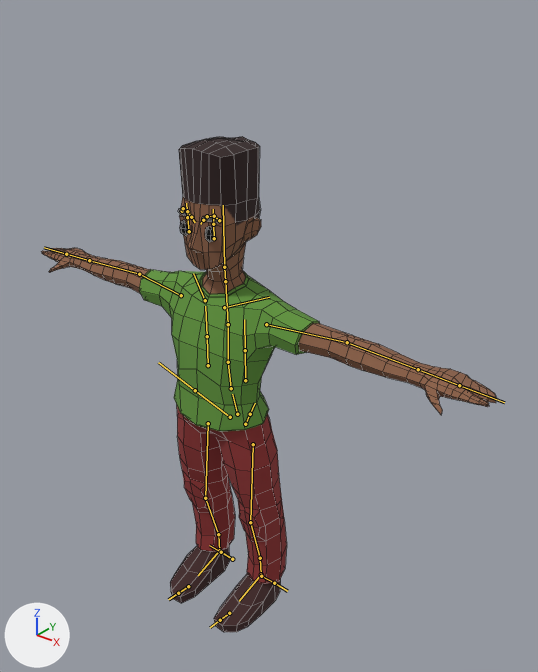
One commit to the FBX model Simulador de Entrega/Assets/Modelos/Personagens/RebaixadoNPC.fbx: the scene before it, then after it.
Camera for both pictures: a 50 mm camera at (1.87, -2.07, 2.76) aimed at (0.15, 0.09, 1.43). Lighting does not change. The marker at lower left points along +X, +Y and +Z. The bones that bend it are drawn over the model as lines. Mesh edges are drawn as thin lines.

Names of what the first picture shows: 'Rebaixado'.
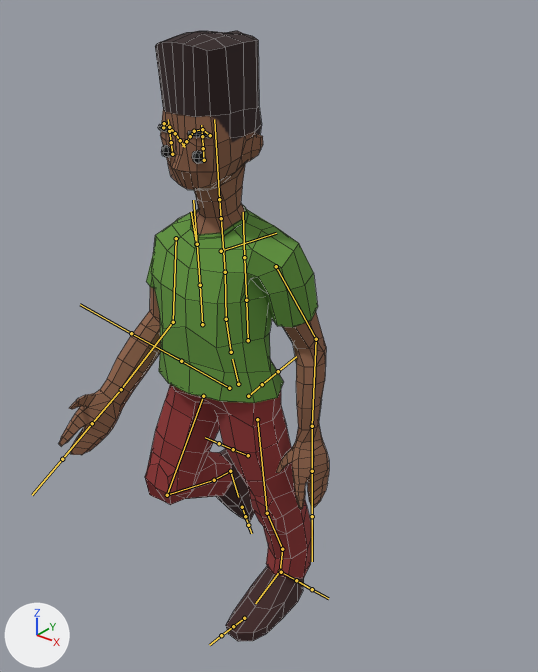
The newer file adds an action. The first version stands in its rest pose; the second is drawn at frame 11 of the action 'metarig.002|metarig.002|ANDANDO  nps genericos'.

The change, as a list of edits to the scene's bpy script:
```text
Change bone_rig_object:
    where bone_rig_object = bpy.data.objects['metarig.002']  # the whole rig 'metarig.002'
    bone_rig_object.location: (0.0, 0.0, 0.0) -> (0.0, 0.008, -0.055)
    bone_rig_object.scale: (1.0, 1.0, 1.0) -> (1.18, 1.18, 1.18)
Change bone_spine:
    where bone_spine = bpy.data.objects['metarig.002'].pose.bones['spine']
    bone_spine.location: (0.0, 0.0, 0.0) -> (0.0, 0.017, 0.001)
Change bone_shoulder_l_001:
    where bone_shoulder_l_001 = bpy.data.objects['metarig.002'].pose.bones['shoulder.L.001']  # child of 'spine.006'
    bone_shoulder_l_001.scale: (1.0, 1.0, 1.0) -> (1.0, 0.61, 1.0)
Change bone_shoulder_r_001:
    where bone_shoulder_r_001 = bpy.data.objects['metarig.002'].pose.bones['shoulder.R.001']  # child of 'spine.006'
    bone_shoulder_r_001.scale: (1.0, 1.0, 1.0) -> (1.0, 0.61, 1.0)
Change bone_shoulder_l:
    where bone_shoulder_l = bpy.data.objects['metarig.002'].pose.bones['shoulder.L']  # child of 'spine.003'
    bone_shoulder_l.location: (0.0, 0.0, 0.0) -> (-0.001, -0.001, -0.006)
    bone_shoulder_l.rotation_quaternion: (1.0, 0.0, 0.0, 0.0) -> (0.996, 0.004, 0.027, 0.08)  # degrees (0, 0, 0) -> degrees (1, 3, 9)
Change bone_upper_arm_l:
    where bone_upper_arm_l = bpy.data.objects['metarig.002'].pose.bones['upper_arm.L']  # child of 'shoulder.L'
    bone_upper_arm_l.rotation_quaternion: (1.0, 0.0, 0.0, 0.0) -> (0.744, 0.098, 0.319, -0.579)  # degrees (0, 0, 0) -> degrees (-16, 36, -81)
Change bone_forearm_l:
    where bone_forearm_l = bpy.data.objects['metarig.002'].pose.bones['forearm.L']  # child of 'upper_arm.L'
    bone_forearm_l.rotation_quaternion: (1.0, 0.0, 0.0, 0.0) -> (0.956, 0.192, -0.219, -0.025)  # degrees (0, 0, 0) -> degrees (24, -24, -8)
Change bone_hand_l:
    where bone_hand_l = bpy.data.objects['metarig.002'].pose.bones['hand.L']  # child of 'forearm.L'
    bone_hand_l.rotation_quaternion: (1.0, 0.0, 0.0, 0.0) -> (0.925, 0.062, 0.367, 0.079)  # degrees (0, 0, 0) -> degrees (13, 42, 15)
Change bone_shoulder_r:
    where bone_shoulder_r = bpy.data.objects['metarig.002'].pose.bones['shoulder.R']  # child of 'spine.003'
    bone_shoulder_r.location: (0.0, 0.0, 0.0) -> (0.001, -0.001, -0.006)
    bone_shoulder_r.rotation_quaternion: (1.0, 0.0, 0.0, 0.0) -> (0.996, 0.004, -0.027, -0.08)  # degrees (0, 0, 0) -> degrees (1, -3, -9)
Change bone_upper_arm_r:
    where bone_upper_arm_r = bpy.data.objects['metarig.002'].pose.bones['upper_arm.R']  # child of 'shoulder.R'
    bone_upper_arm_r.rotation_quaternion: (1.0, 0.0, 0.0, 0.0) -> (0.712, -0.065, 0.213, 0.666)  # degrees (0, 0, 0) -> degrees (12, 23, 89)
Change bone_forearm_r:
    where bone_forearm_r = bpy.data.objects['metarig.002'].pose.bones['forearm.R']  # child of 'upper_arm.R'
    bone_forearm_r.rotation_quaternion: (1.0, 0.0, 0.0, 0.0) -> (0.948, 0.171, -0.041, 0.265)  # degrees (0, 0, 0) -> degrees (18, -10, 30)
Change bone_hand_r:
    where bone_hand_r = bpy.data.objects['metarig.002'].pose.bones['hand.R']  # child of 'forearm.R'
    bone_hand_r.rotation_quaternion: (1.0, 0.0, 0.0, 0.0) -> (0.998, 0.039, 0.014, 0.036)  # degrees (0, 0, 0) -> degrees (4, 1, 4)
Change bone_breast_l:
    where bone_breast_l = bpy.data.objects['metarig.002'].pose.bones['breast.L']  # child of 'spine.003'
    bone_breast_l.scale: (1.0, 1.0, 1.0) -> (1.09, 1.09, 1.09)
Change bone_breast_r:
    where bone_breast_r = bpy.data.objects['metarig.002'].pose.bones['breast.R']  # child of 'spine.003'
    bone_breast_r.scale: (1.0, 1.0, 1.0) -> (1.09, 1.09, 1.09)
Change bone_pelvis_l:
    where bone_pelvis_l = bpy.data.objects['metarig.002'].pose.bones['pelvis.L']  # child of 'spine'
    bone_pelvis_l.rotation_quaternion: (1.0, 0.0, 0.0, 0.0) -> (0.995, -0.048, -0.062, 0.054)  # degrees (0, 0, 0) -> degrees (-6, -7, 7)
Change bone_pelvis_r:
    where bone_pelvis_r = bpy.data.objects['metarig.002'].pose.bones['pelvis.R']  # child of 'spine'
    bone_pelvis_r.rotation_quaternion: (1.0, 0.0, 0.0, 0.0) -> (0.994, -0.098, 0.039, 0.002)  # degrees (0, 0, 0) -> degrees (-11, 5, 0)
Change bone_thigh_l:
    where bone_thigh_l = bpy.data.objects['metarig.002'].pose.bones['thigh.L']  # child of 'spine'
    bone_thigh_l.rotation_quaternion: (1.0, 0.0, 0.0, 0.0) -> (0.998, 0.04, 0.023, -0.038)  # degrees (0, 0, 0) -> degrees (4, 3, -4)
Change bone_shin_l:
    where bone_shin_l = bpy.data.objects['metarig.002'].pose.bones['shin.L']  # child of 'thigh.L'
    bone_shin_l.rotation_quaternion: (1.0, 0.0, 0.0, 0.0) -> (0.999, 0.023, -0.006, 0.04)  # degrees (0, 0, 0) -> degrees (3, -1, 5)
Change bone_shin_l_001:
    where bone_shin_l_001 = bpy.data.objects['metarig.002'].pose.bones['shin.L.001']  # child of 'shin.L'
    bone_shin_l_001.rotation_quaternion: (1.0, 0.0, 0.0, 0.0) -> (0.985, -0.174, 0.0, 0.0)  # degrees (0, 0, 0) -> degrees (-20, 0, 0)
Change bone_foot_l:
    where bone_foot_l = bpy.data.objects['metarig.002'].pose.bones['foot.L']  # child of 'shin.L.001'
    bone_foot_l.rotation_quaternion: (1.0, 0.0, 0.0, 0.0) -> (0.991, 0.13, 0.0, 0.0)  # degrees (0, 0, 0) -> degrees (15, 0, 0)
Change bone_thigh_r:
    where bone_thigh_r = bpy.data.objects['metarig.002'].pose.bones['thigh.R']  # child of 'spine'
    bone_thigh_r.rotation_quaternion: (1.0, 0.0, 0.0, 0.0) -> (0.974, -0.226, 0.009, 0.013)  # degrees (0, 0, 0) -> degrees (-26, 1, 1)
Change bone_shin_r:
    where bone_shin_r = bpy.data.objects['metarig.002'].pose.bones['shin.R']  # child of 'thigh.R'
    bone_shin_r.rotation_quaternion: (1.0, 0.0, 0.0, 0.0) -> (0.75, 0.661, -0.017, -0.008)  # degrees (0, 0, 0) -> degrees (83, -1, -2)
Change bone_shin_r_001:
    where bone_shin_r_001 = bpy.data.objects['metarig.002'].pose.bones['shin.R.001']  # child of 'shin.R'
    bone_shin_r_001.rotation_quaternion: (1.0, 0.0, 0.0, 0.0) -> (0.983, 0.184, 0.002, -0.001)  # degrees (0, 0, 0) -> degrees (21, 0, 0)
Change bone_foot_r:
    where bone_foot_r = bpy.data.objects['metarig.002'].pose.bones['foot.R']  # child of 'shin.R.001'
    bone_foot_r.rotation_quaternion: (1.0, 0.0, 0.0, 0.0) -> (0.995, 0.1, 0.0, 0.0)  # degrees (0, 0, 0) -> degrees (11, 0, 0)
Change bone_toe_r:
    where bone_toe_r = bpy.data.objects['metarig.002'].pose.bones['toe.R']  # child of 'foot.R'
    bone_toe_r.rotation_quaternion: (1.0, 0.0, 0.0, 0.0) -> (0.973, -0.231, 0.001, -0.005)  # degrees (0, 0, 0) -> degrees (-27, 0, -1)
```

What differs and where, as boxes [x1, y1, x2, y2] in the pictures (538 x 672 px):
'Rebaixado', posed (41% narrower, 23% taller)
    before: [42, 136, 497, 632]
    after: [59, 31, 329, 641]
bone 'spine', root to tip
    before: (237, 414) to (232, 394)
    after: (238, 384) to (232, 359)
bone 'shoulder.L.001', root to tip
    before: (214, 238) to (213, 224)
    after: (204, 160) to (203, 148)
bone 'shoulder.R.001', root to tip
    before: (189, 231) to (187, 217)
    after: (172, 154) to (171, 142)
bone 'shoulder.L', root to tip
    before: (224, 307) to (269, 297)
    after: (221, 251) to (276, 233)
bone 'upper_arm.L', root to tip
    before: (266, 324) to (347, 342)
    after: (276, 266) to (316, 339)
bone 'forearm.L', root to tip
    before: (347, 342) to (418, 369)
    after: (316, 339) to (312, 426)
bone 'hand.L', root to tip
    before: (418, 369) to (459, 385)
    after: (312, 426) to (312, 471)
bone 'shoulder.R', root to tip
    before: (205, 300) to (193, 273)
    after: (196, 244) to (191, 211)
bone 'upper_arm.R', root to tip
    before: (181, 295) to (139, 274)
    after: (176, 238) to (173, 322)
bone 'forearm.R', root to tip
    before: (139, 274) to (89, 260)
    after: (173, 322) to (121, 389)
bone 'hand.R', root to tip
    before: (89, 260) to (66, 254)
    after: (121, 389) to (92, 423)
bone 'breast.L', root to tip
    before: (245, 380) to (245, 350)
    after: (248, 340) to (246, 300)
bone 'breast.R', root to tip
    before: (208, 365) to (207, 336)
    after: (202, 324) to (200, 285)
bone 'pelvis.L', root to tip
    before: (245, 424) to (250, 414)
    after: (248, 396) to (262, 384)
bone 'pelvis.R', root to tip
    before: (230, 417) to (195, 390)
    after: (229, 388) to (181, 361)
bone 'thigh.L', root to tip
    before: (253, 444) to (250, 522)
    after: (257, 419) to (267, 513)
bone 'shin.L', root to tip
    before: (250, 522) to (260, 558)
    after: (267, 513) to (282, 549)
bone 'shin.L.001', root to tip
    before: (260, 558) to (261, 574)
    after: (282, 549) to (280, 571)
bone 'foot.L', root to tip
    before: (261, 574) to (239, 601)
    after: (280, 571) to (255, 603)
bone 'thigh.R', root to tip
    before: (208, 423) to (205, 498)
    after: (203, 396) to (167, 495)
bone 'shin.R', root to tip
    before: (205, 498) to (218, 534)
    after: (167, 495) to (214, 480)
bone 'shin.R.001', root to tip
    before: (218, 534) to (219, 550)
    after: (214, 480) to (230, 471)
bone 'foot.R', root to tip
    before: (219, 550) to (198, 575)
    after: (230, 471) to (238, 497)
bone 'toe.R', root to tip
    before: (188, 586) to (178, 593)
    after: (242, 507) to (245, 516)
